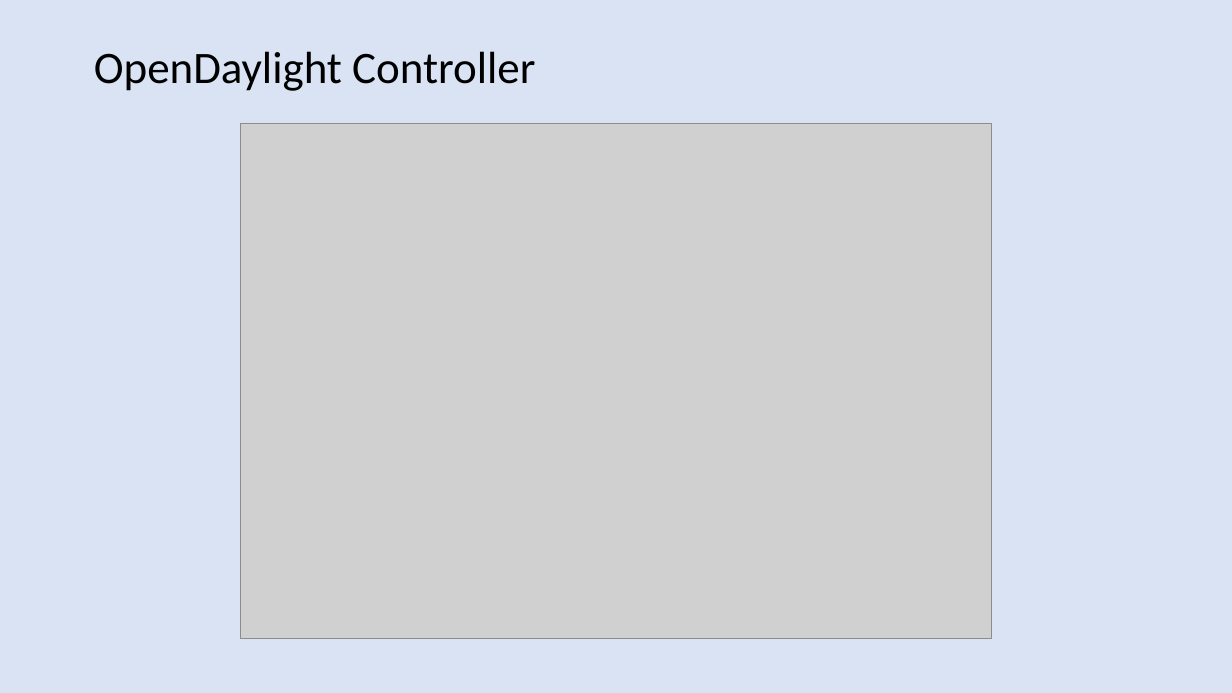
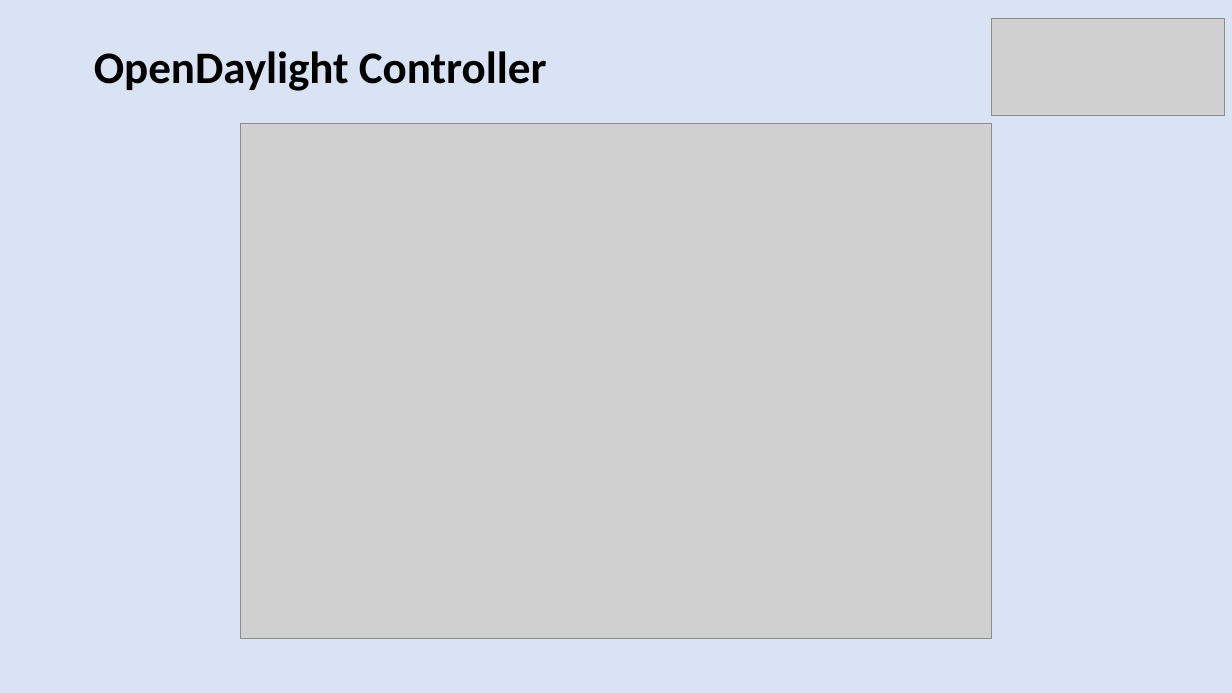
Before and after one commit to harshal-vaze/Software-Defined-Networking-with-ONOS, a slide deck: slide 9 of Thesis.pptx (slide 8 before the commit). Drawn at 1232x693 pixels with LibreOffice and Linux fonts; fonts in the diff are those of the drawing; grey boxes stand for pictures. Boxes give left, top, right and bottom in pixels: in the first picture for what was removed or moved away, otherwise in the second. Text is boxed around its words. In the diff, an @@ line names an element or a change of style, - is before the commit and + after.

```diff
--- a/Thesis.pptx
+++ b/Thesis.pptx
@@ picture added at <box>992,18,1226,116</box> @@
@@ text "OpenDaylight Controller" at <box>94,51,547,91</box>: bold on @@
```
Also in this commit, not shown: 16 other slides changed, 3 slides added, 6 slides removed, 1 other file.
